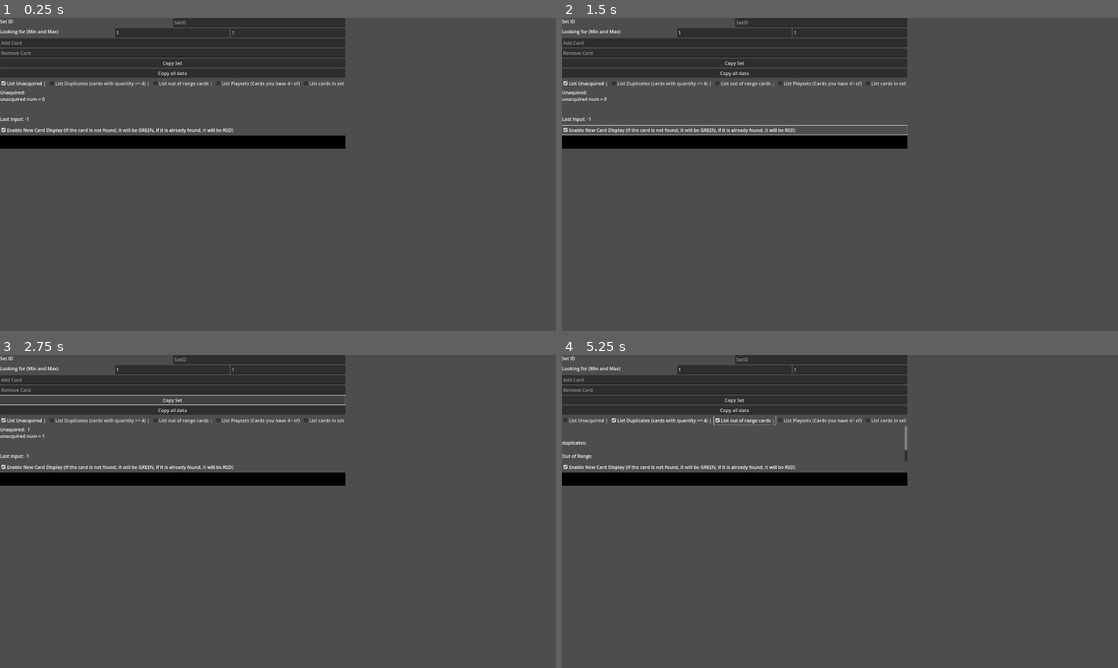
Above: before the commit, frames 1-4 (two rows, left to right).
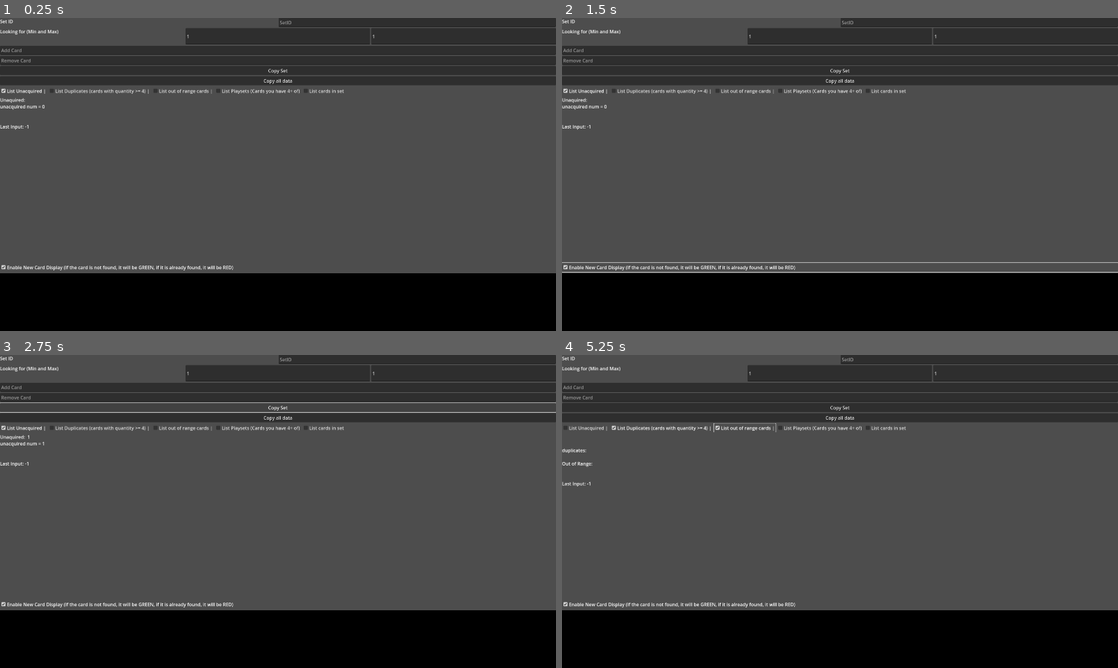
Above: after the commit, the same moments.

Repository: BrianBHuynh/MTG-easy-card-ID-tracker
Game: Godot game, scene res://tracker_scene.tscn
The game is run twice, just before and just after one commit, with the same random seed, the same clock (stepped at 60 frames per second) and the same inputs.
Inputs:
- Up to frame 1 (0.25 s): no input
- Up to frame 2 (1.5 s): click "Enable New Card Display (If t…" at 0.5 s; click "Enable New Card Display (If t…" at 1.25 s
- Up to frame 3 (2.75 s): click "Copy Set" at 2 s
- Up to frame 4 (5.25 s): click "Copy all data" at 2.75 s; click "List Unacquired |" at 3.5 s; click "List Duplicates (cards with q…" at 4.25 s; click "List out of range cards |" at 5 s

The runs differ from the first frame. In frame 1, 34% of the frame differs, in the area x 0-100%, y 0-100%; in frame 2, 35%; in frame 3, 33%; in frame 4, 34%.

Commit message:
Another test

Diff:
--- a/tracker_scene.gd
+++ b/tracker_scene.gd
@@ -14,8 +14,6 @@
 	$HBoxContainer/VBoxContainer/SetID/SetID.text = Saves.get_or_return("Settings", "set_id", "")
 	$HBoxContainer/VBoxContainer/Range/Min.text = Saves.get_or_return("Settings", "min", "1")
 	$HBoxContainer/VBoxContainer/Range/Max.text = Saves.get_or_return("Settings", "max", "1")
-	get_tree().root.size_changed.connect(display_changed_size)
-	display_changed_size()
 
 
 func _physics_process(_delta: float) -> void:
@@ -25,10 +23,6 @@
 	else:
 		time_since_last_refresh = time_since_last_refresh + 1
 
-
-func display_changed_size() -> void:
-	$HBoxContainer/VBoxContainer.size = get_tree().root.size
-	$HBoxContainer.size = get_tree().root.size
 
 func process_text(_input: String = "") -> void:
 	var unacquired_list: String = "Unaquired: "
